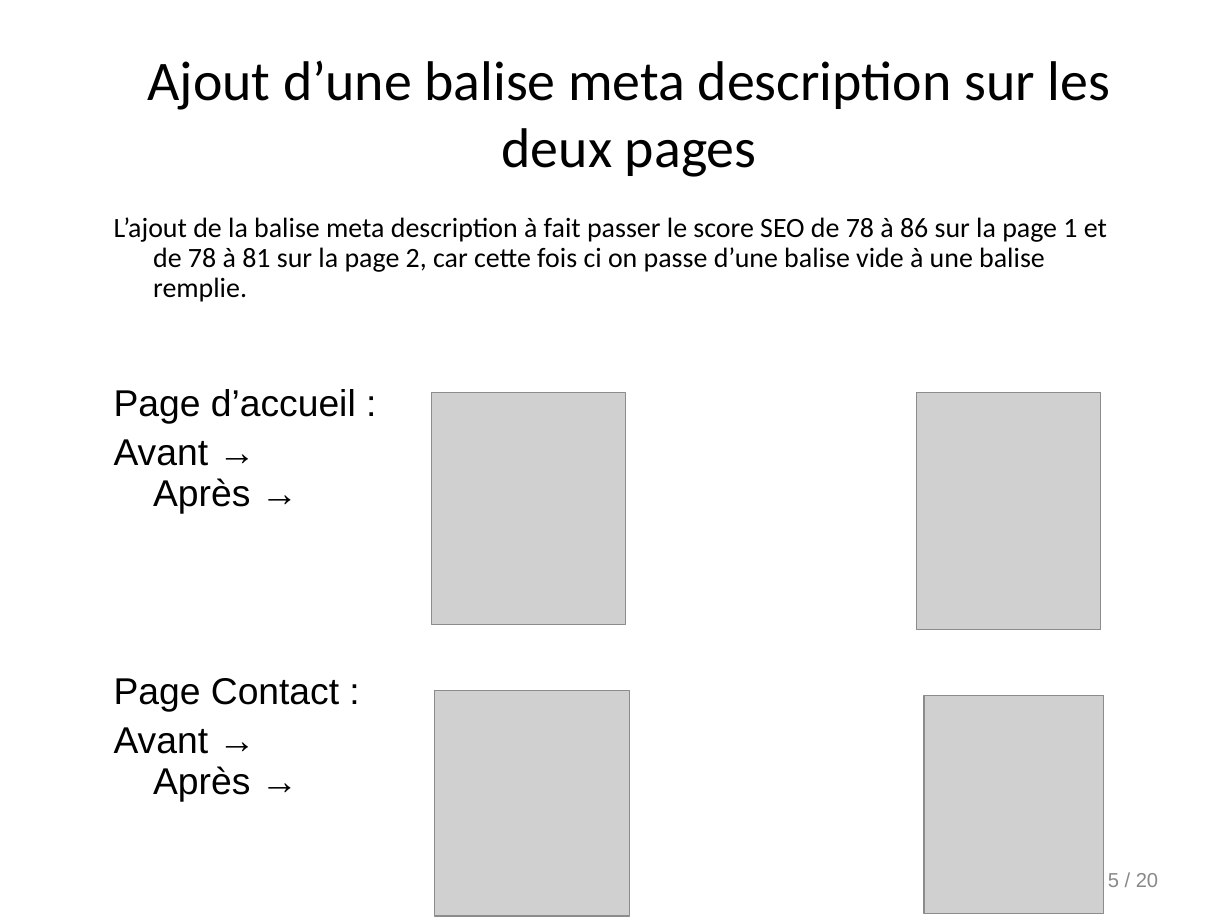
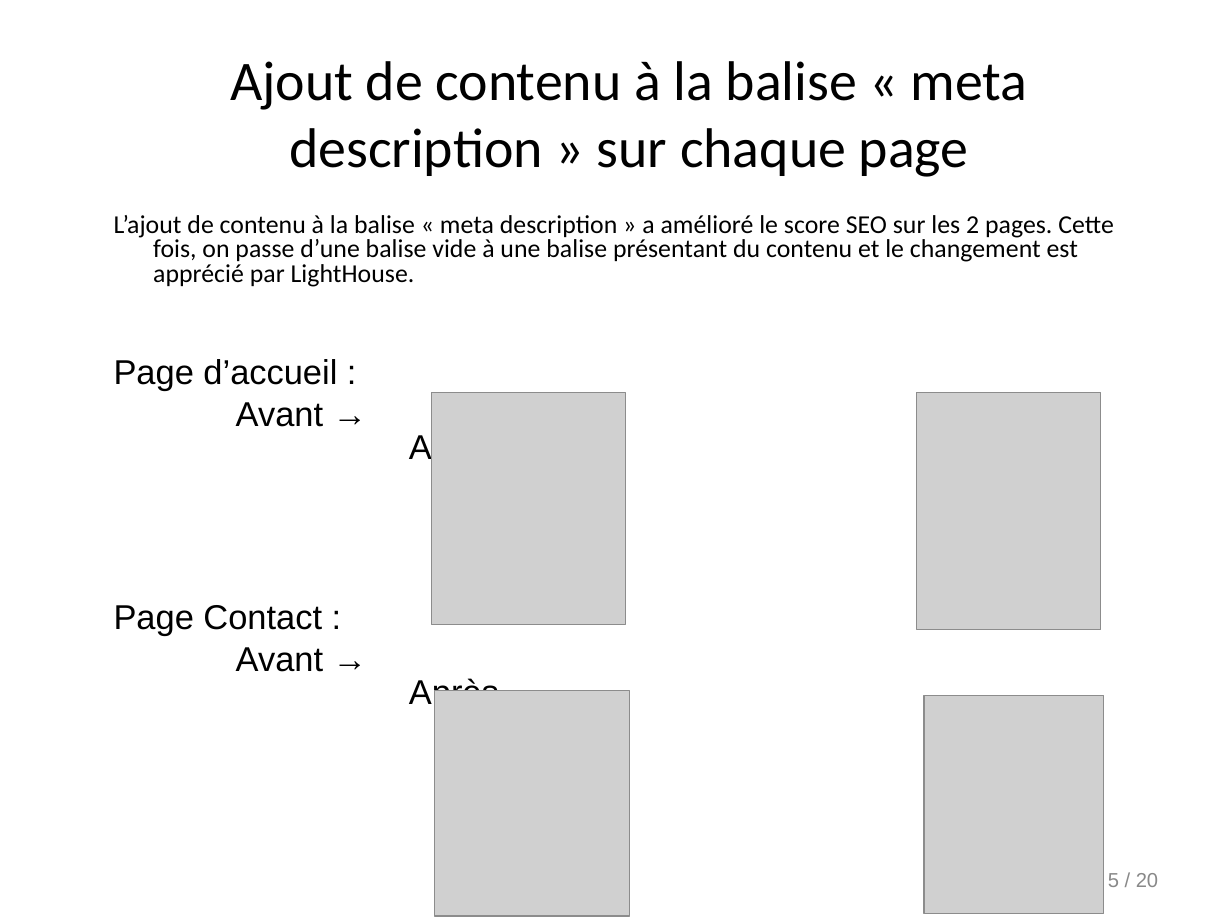
Before and after one commit to Doppler123/OPC_P4_La_Panthere, a slide deck: slide 5 of audit/Rapport.odp. Drawn at 1232x924 pixels with LibreOffice and Linux fonts; fonts in the diff are those of the drawing; grey boxes stand for pictures. Boxes give left, top, right and bottom in pixels: in the first picture for what was removed or moved away, otherwise in the second. Text is boxed around its words. In the diff, an @@ line names an element or a change of style, - is before the commit and + after.

```diff
--- a/audit/Rapport.odp
+++ b/audit/Rapport.odp
@@ title at (230,61,1028,177): text changed @@
-Ajout d’une balise meta description sur les deux pages
+Ajout de contenu à la balise « meta description » sur chaque page
@@ text at (114,215,1114,287): text changed; size 18 to 16.6 pt @@
-L’ajout de la balise meta description à fait passer le score SEO de 78 à 86 sur la page 1 et de 78 à 81 sur la page 2, car cette fois ci on passe d’une balise vide à une balise remplie.
+L’ajout de contenu à la balise « meta description » a amélioré le score SEO sur les 2 pages. Cette fois, on passe d’une balise vide à une balise présentant du contenu et le changement est apprécié par LightHouse.
@@ text at (114,359,499,672): size 24 to 22.2 pt in "Page d’accueil :", "Avant → Après →", "Page Contact :", "Avant → Après →"; line spacing 0.9 to 0.8 @@
```
Also in this commit, not shown: 15 other slides changed, 2 other files.
